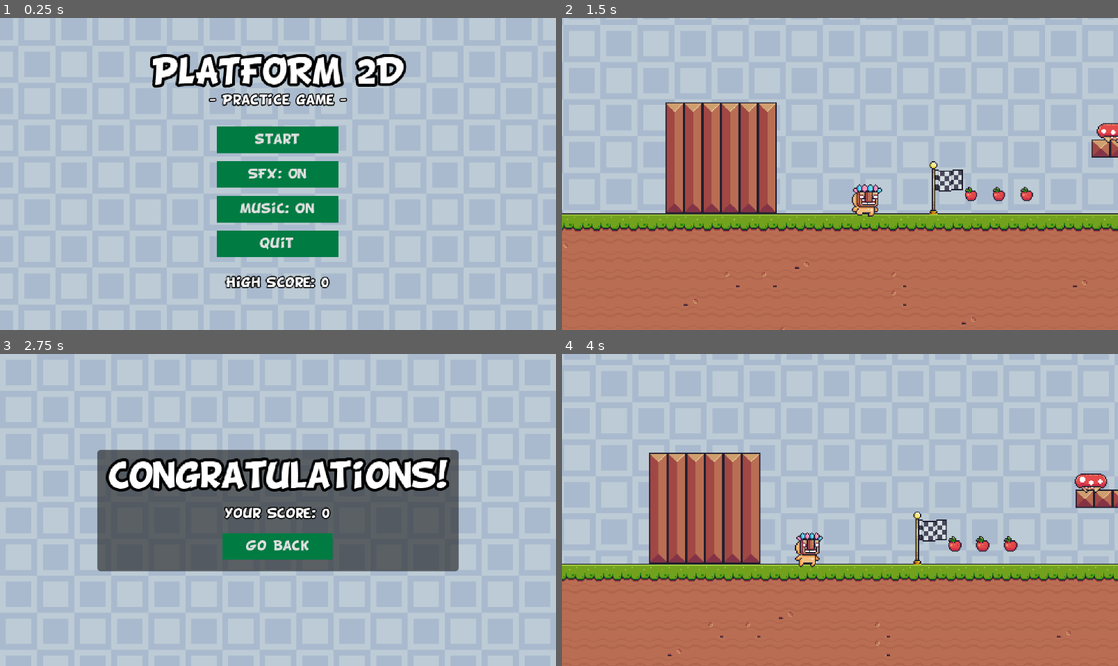
Above: before the commit, frames 1-4 (two rows, left to right).
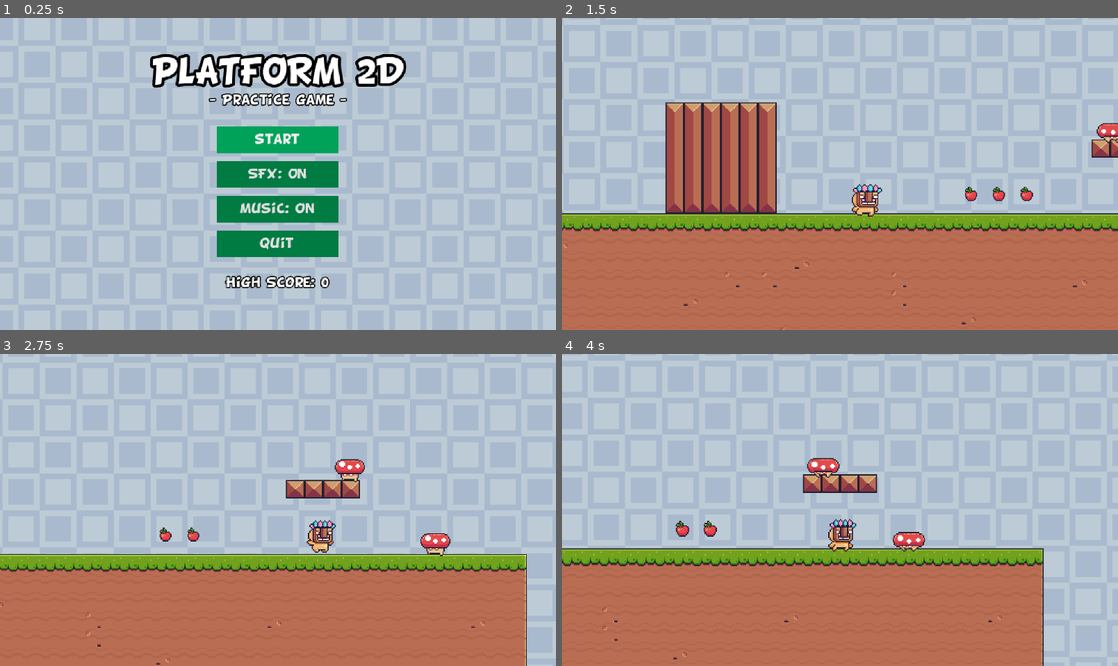
Above: after the commit, the same moments.

Repository: LaSierraDev/godot_practice_2d_platforms
Game: Godot game, scene res://scenes/IU/main_menu.tscn
The game is run twice, just before and just after one commit, with the same random seed, the same clock (stepped at 60 frames per second) and the same inputs.
Inputs (mouse positions are in pixels of both pictures, inside the frame that each line leads up to):
- Up to frame 1 (0.25 s): no input
- Up to frame 2 (1.5 s): click "start" at 0.5 s; hold D (right) from 1.28 s (still down)
- Up to frame 3 (2.75 s): keep holding D (right); tap Space (jump) at 1.52, 2.27 s
- Up to frame 4 (4 s): release D (right) at 2.75 s; click (840, 544) at 2.75 s, where only the run before the commit has a clickable "Go Back"; click (840, 475) at 3.5 s, where only the run before the commit has a clickable "start"

The runs differ from the first frame. In frame 1, 1.7% of the frame differs, in the area x 39-61%, y 34-44%; in frame 2, 0.4%; in frame 3, 56%, in the area x 0-95%, y 30-100%; in frame 4, 23%.

Commit message:
[FEAT] Lives implemented

Diff:
--- a/scenes/levels/level_01.tscn
+++ b/scenes/levels/level_01.tscn
@@ -4,7 +4,6 @@
 [ext_resource type="PackedScene" uid="uid://be4s12somy732" path="res://scenes/collectibles/apple.tscn" id="2_uvc87"]
 [ext_resource type="PackedScene" uid="uid://cnlbwo250sgrw" path="res://scenes/enemies/mushroom.tscn" id="3_qdh5e"]
 [ext_resource type="PackedScene" uid="uid://domtusqsyxq3q" path="res://scenes/enemies/bat.tscn" id="4_50wog"]
-[ext_resource type="PackedScene" uid="uid://1v3ioeemvap1" path="res://scenes/levels/level_condition_end.tscn" id="5_qdh5e"]
 
 [node name="Level" unique_id=49469792 instance=ExtResource("1_m802k")]
 
@@ -94,6 +93,3 @@
 
 [node name="Player" parent="." index="8" unique_id=664376293]
 position = Vector2(8, 240)
-
-[node name="LevelConditionEnd2" parent="." index="9" unique_id=894094579 instance=ExtResource("5_qdh5e")]
-position = Vector2(112, 224)
--- a/scenes/levels/level_02.tscn
+++ b/scenes/levels/level_02.tscn
@@ -6,7 +6,6 @@
 [ext_resource type="PackedScene" uid="uid://kb7lpfx7i2l6" path="res://scenes/traps/spikes.tscn" id="3_keemd"]
 [ext_resource type="PackedScene" uid="uid://domtusqsyxq3q" path="res://scenes/enemies/bat.tscn" id="4_keemd"]
 [ext_resource type="PackedScene" uid="uid://dppeuckep8g0j" path="res://scenes/moving_platform.tscn" id="6_ppbiy"]
-[ext_resource type="PackedScene" uid="uid://1v3ioeemvap1" path="res://scenes/levels/level_condition_end.tscn" id="7_keemd"]
 
 [node name="Level" unique_id=49469792 instance=ExtResource("1_3acmf")]
 
@@ -181,9 +180,6 @@
 
 [node name="Marker2D" type="Marker2D" parent="Platforms/MovingPlatform7" index="2" unique_id=176928440]
 
-[node name="LevelConditionEnd" parent="Platforms" parent_id_path=PackedInt32Array(1521778010) index="8" unique_id=1742340898 instance=ExtResource("7_keemd")]
-position = Vector2(112, 224)
-
 [node name="LevelConditionEnd" parent="." index="7" unique_id=1742340898]
 position = Vector2(2448, 126)
 
--- a/scenes/traps/spikes.tscn
+++ b/scenes/traps/spikes.tscn
@@ -5,7 +5,7 @@
 [sub_resource type="RectangleShape2D" id="RectangleShape2D_k7bup"]
 size = Vector2(28, 6)
 
-[node name="Spikes" type="Area2D" unique_id=1122724139]
+[node name="Spikes" type="Area2D" unique_id=1122724139 groups=["trap"]]
 collision_layer = 16
 collision_mask = 0
 
--- a/scripts/Autoloads/game_manager.gd
+++ b/scripts/Autoloads/game_manager.gd
@@ -12,8 +12,9 @@
 var current_level: int = 0
 var current_score: int = 0
 var high_score: int = 0
+var lives: int = 3
 
-@export var wait_time_to_reset_level: float = 1.0
+@export var wait_time_to_reset_level: float = 0.5
 
 
 func load_next_level() -> void:
@@ -38,11 +39,16 @@
 func restart_game() -> void:
 	current_level = 0
 	current_score = 0
+	lives = 3
 	get_tree().change_scene_to_packed.call_deferred(MAIN_MENU)
 
 
 func _reset_level() -> void:
+	lives -= 1
 	current_score = 0
+	if lives <= 0:
+		_score_screen()
+		return
 	get_tree().change_scene_to_packed(LEVELS[current_level])
 
 
--- a/scripts/iu/end_screen.gd
+++ b/scripts/iu/end_screen.gd
@@ -2,11 +2,20 @@
 
 @onready var score_label: Label = $PanelContainer/MarginContainer/VBoxContainer/ScoreLabel
 @onready var return_button: Button = $PanelContainer/MarginContainer/VBoxContainer/ReturnButton
+@onready var end_label: Label = $PanelContainer/MarginContainer/VBoxContainer/EndLabel
 
 
 func _ready() -> void:
 	return_button.pressed.connect(_on_return_button_pressed)
+	return_button.grab_focus()
+	_update_end_label()
 	score_label.text = "Your Score: " + str(GameManager.current_score)
+
+
+func _update_end_label() -> void:
+	if GameManager.lives <= 0:
+		end_label.text = "GAME OVER"
+	else: end_label.text = "CONGRATULATIONS"
 
 
 func _on_return_button_pressed() -> void:
--- a/scripts/iu/main_menu.gd
+++ b/scripts/iu/main_menu.gd
@@ -13,6 +13,7 @@
 	music_button.pressed.connect(_on_music_button_pressed)
 	quit_button.pressed.connect(_on_quit_button_pressed)
 
+	start_button.grab_focus()
 
 func _process(_delta: float) -> void:
 	pass
